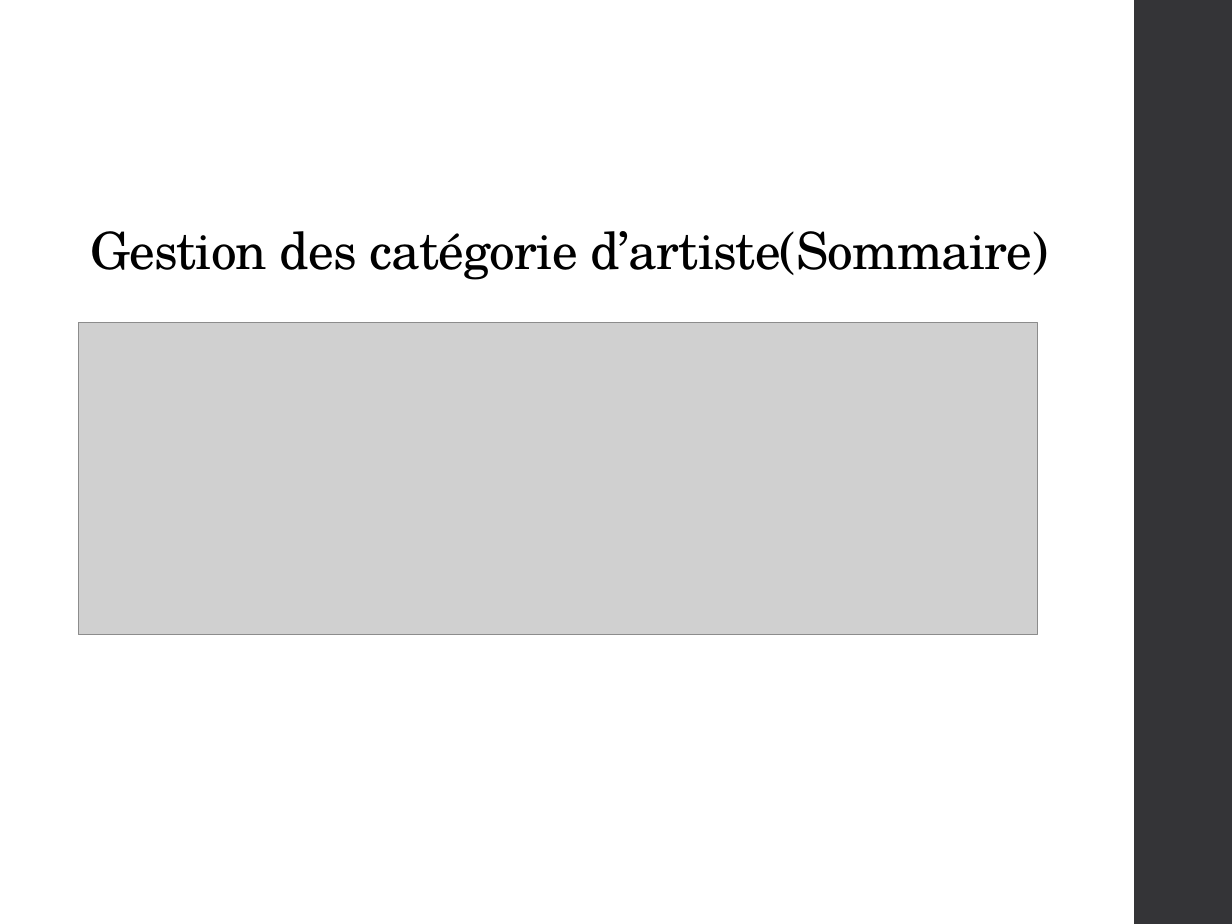
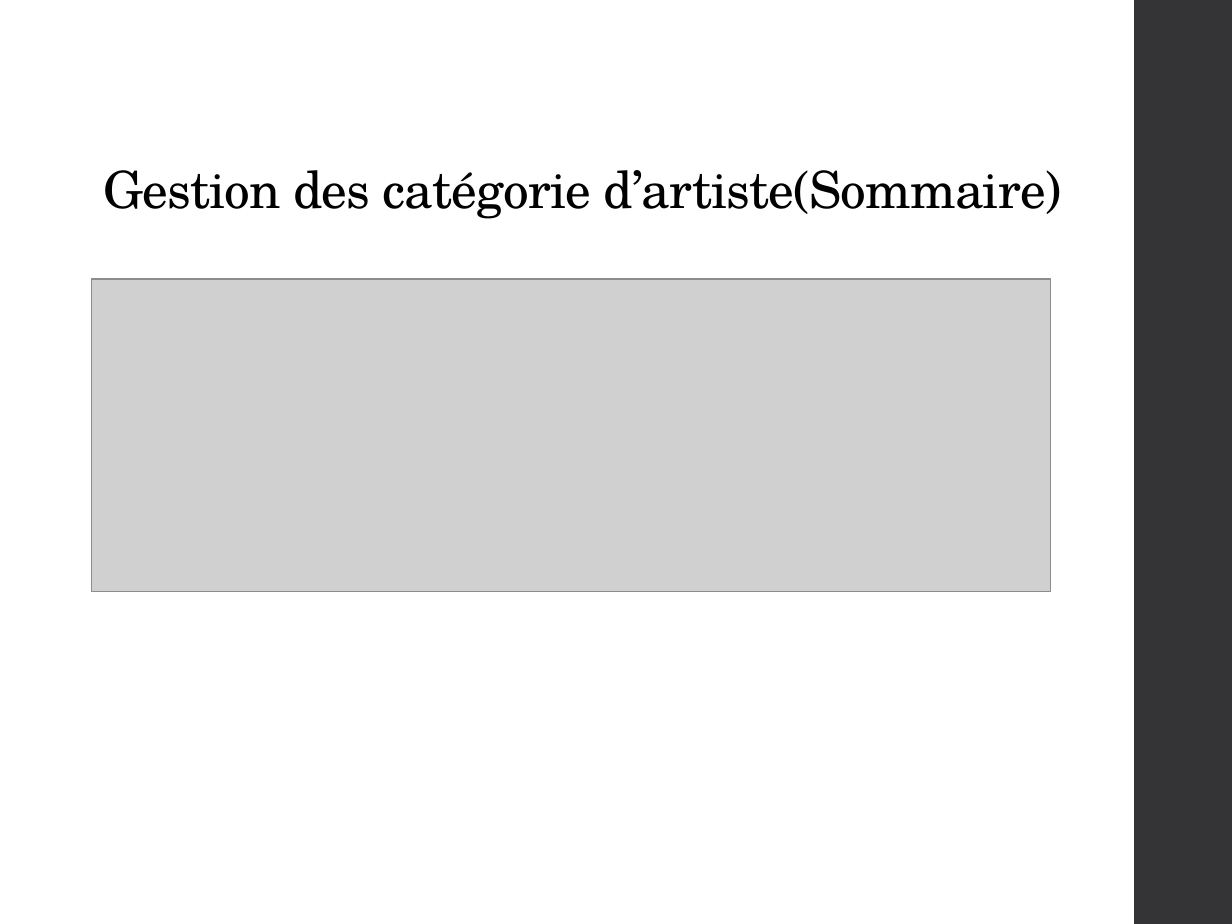
Before and after one commit to qwertyuu/Projet_fin_etudes_2016-2017, a slide deck: slide 9 of Gestion de projet/Présentations/PowerPoint.pptx. Drawn at 1232x924 pixels with LibreOffice and Linux fonts; fonts in the diff are those of the drawing; grey boxes stand for pictures. Boxes give left, top, right and bottom in pixels: in the first picture for what was removed or moved away, otherwise in the second. Text is boxed around its words. In the diff, an @@ line names an element or a change of style, - is before the commit and + after.

```diff
--- a/Gestion de projet/Présentations/PowerPoint.pptx
+++ b/Gestion de projet/Présentations/PowerPoint.pptx
@@ title "Gestion des catégorie d’artiste(Sommaire)" moved from (x1=91, y1=231, x2=1048, y2=280) to (x1=104, y1=170, x2=1062, y2=219) @@
@@ picture moved from (x1=79, y1=323, x2=1037, y2=636) to (x1=91, y1=278, x2=1050, y2=591) @@
```
Also in this commit, not shown: 16 other slides changed, 1 other file.
